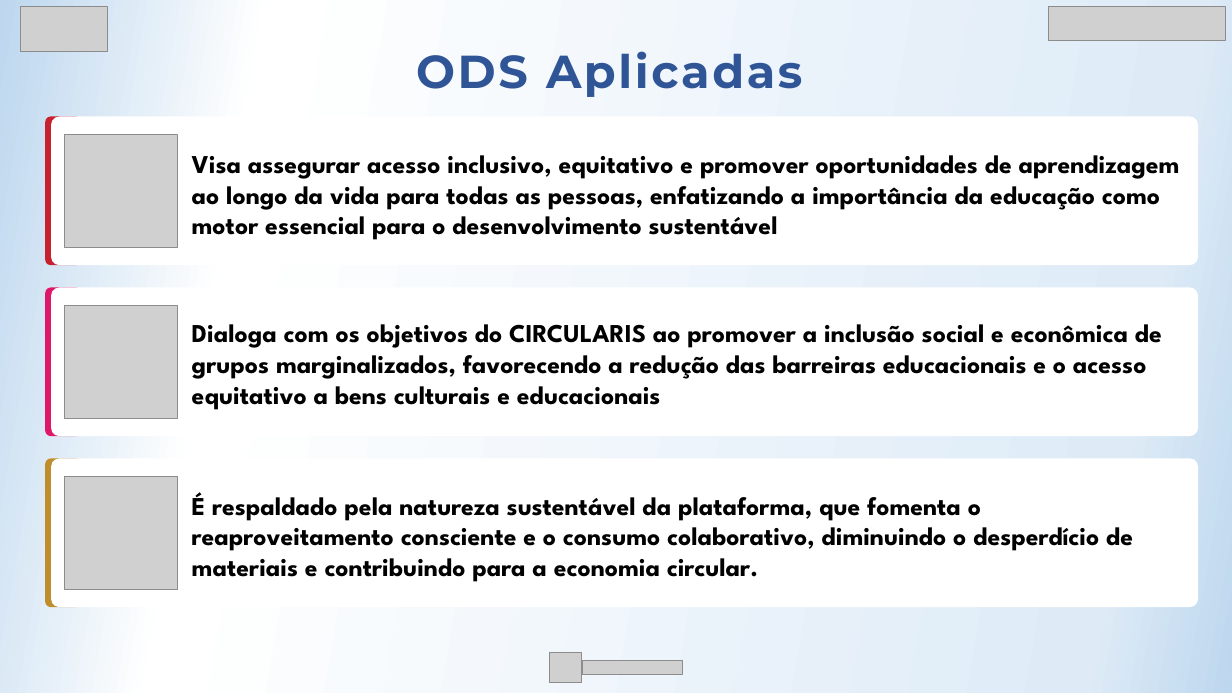
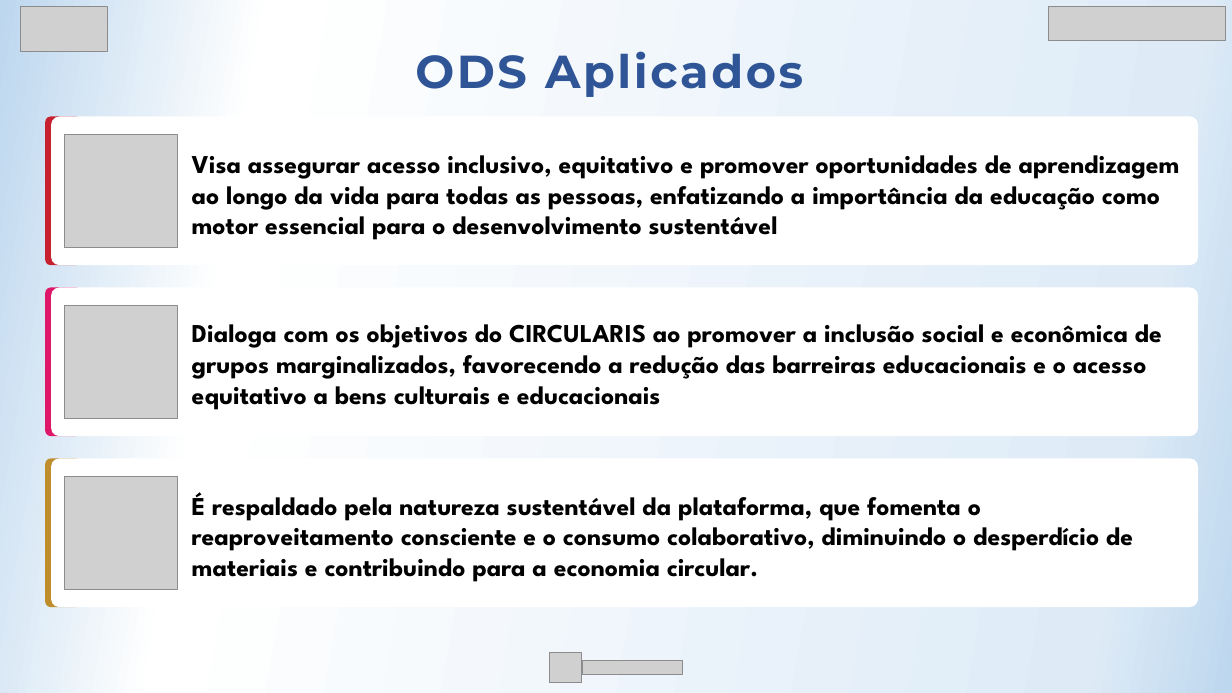
Before and after one commit to deinhacarlos/TCC_Etec_Circularis, a slide deck: slide 4 of Documentação/CIRCULARIS.pptx. Drawn at 1232x693 pixels with LibreOffice and Linux fonts; fonts in the diff are those of the drawing; grey boxes stand for pictures. Boxes give left, top, right and bottom in pixels: in the first picture for what was removed or moved away, otherwise in the second. Text is boxed around its words. In the diff, an @@ line names an element or a change of style, - is before the commit and + after.

```diff
--- a/Documentação/CIRCULARIS.pptx
+++ b/Documentação/CIRCULARIS.pptx
@@ text at bbox=[415, 51, 803, 97]: text changed @@
-ODS Aplicadas
+ODS Aplicados
```
Also in this commit, not shown: 1 other slide changed, 19 other files.
